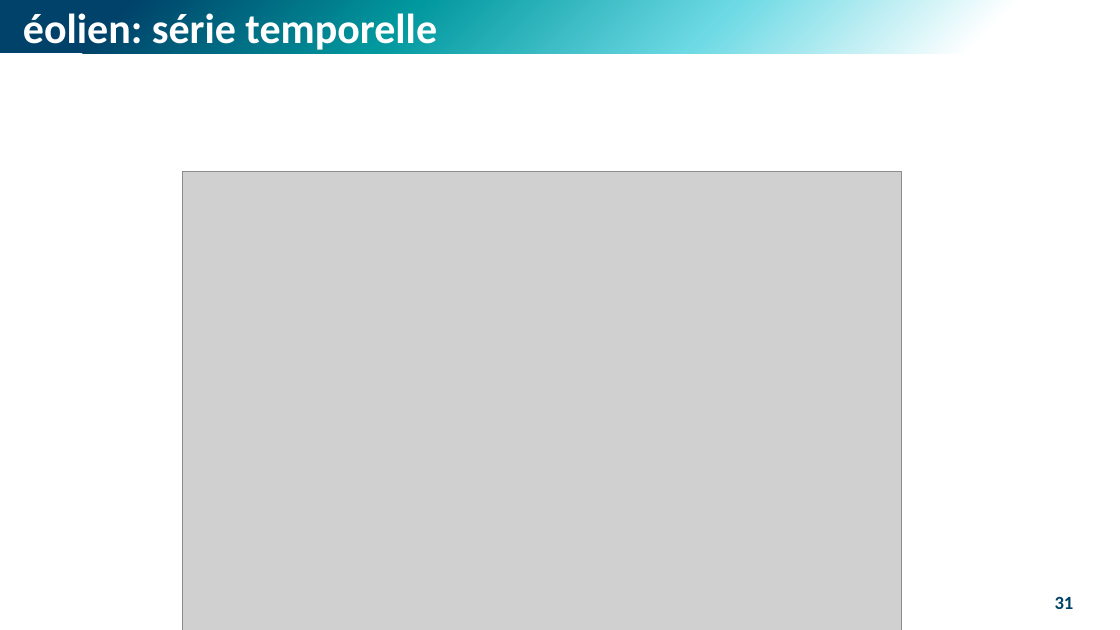
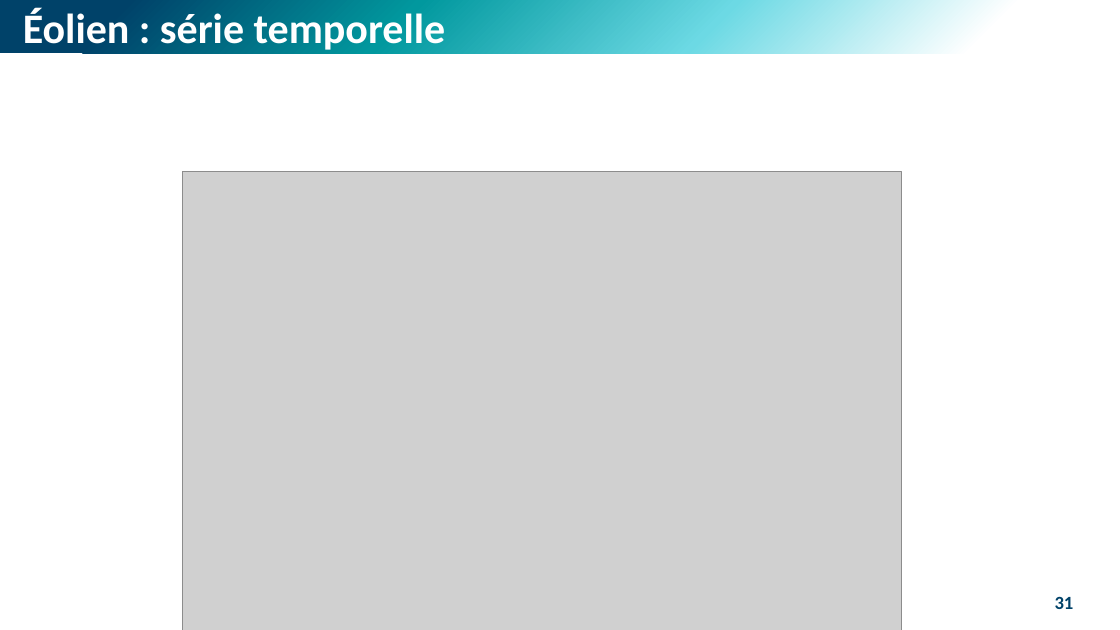
Before and after one commit to M-Berthelin/energy_mod_ISEL_MIX5, a slide deck: slide 31 of slides/1_ENR.pptx. Drawn at 1120x630 pixels with LibreOffice and Linux fonts; fonts in the diff are those of the drawing; grey boxes stand for pictures. Boxes give left, top, right and bottom in pixels: in the first picture for what was removed or moved away, otherwise in the second. Text is boxed around its words. In the diff, an @@ line names an element or a change of style, - is before the commit and + after.

```diff
--- a/slides/1_ENR.pptx
+++ b/slides/1_ENR.pptx
@@ text at <box>23,9,446,54</box>: text changed @@
-éolien: série temporelle
+Éolien : série temporelle
```
Also in this commit, not shown: 17 other slides changed, 1 other file.
